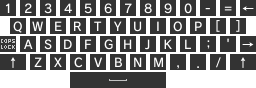
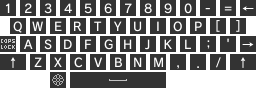
Before/after of a 256×88 layered artwork. What changed in the layer stack:
added layer "globe" in group "Keys" over [50, 72, 66, 88]
painted on "bg" over [50, 72, 66, 88]
